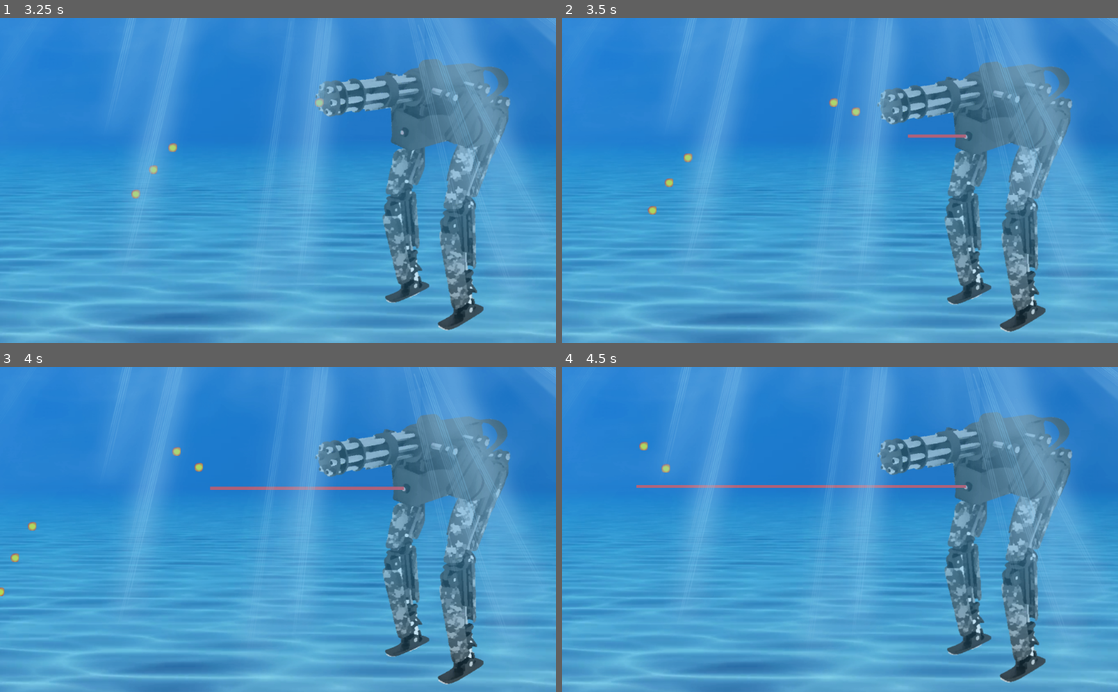
Above: before the commit, frames 1-4 (two rows, left to right).
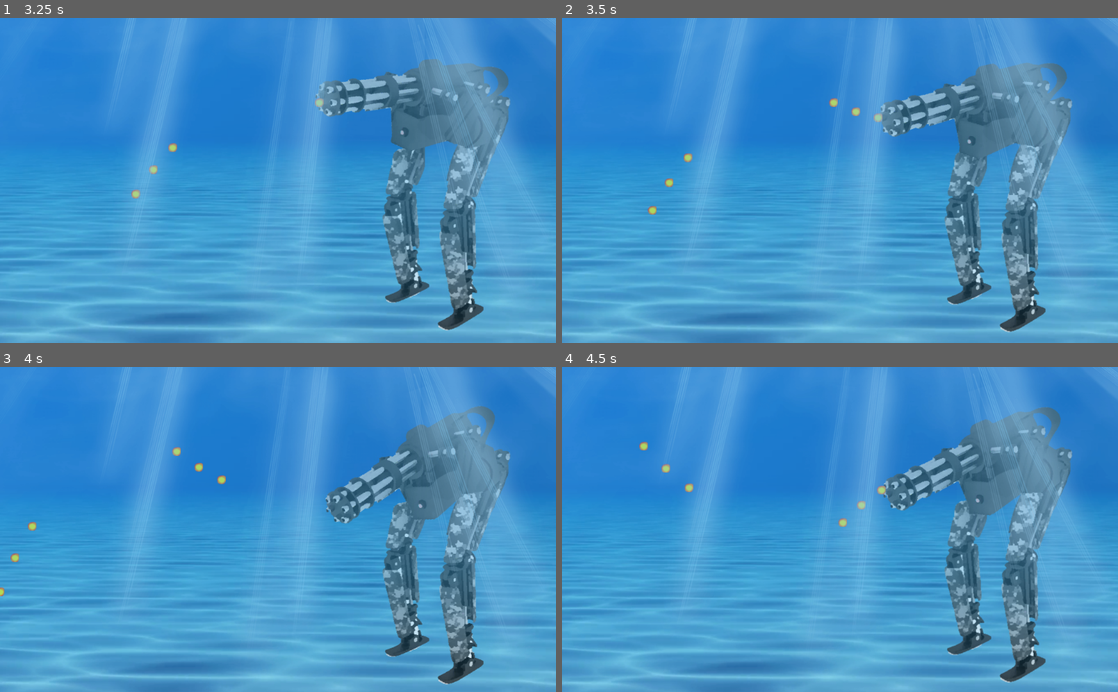
Above: after the commit, the same moments.

Repository: emilioeigler/github_gameoff_2018
Game: Godot game, scene res://scenes/MainMenu.tscn
The game is run twice, just before and just after one commit, with the same random seed, the same clock (stepped at 60 frames per second) and the same inputs.
Inputs:
- Up to frame 1 (3.25 s): no input
- Up to frame 2 (3.5 s): no input
- Up to frame 3 (4 s): no input
- Up to frame 4 (4.5 s): no input

Frame 1 is identical in both runs. In frame 2, 2.2% of the frame differs, in the area x 56-92%, y 13-43%; in frame 3, 4.4%, in the area x 37-92%, y 11-49%; in frame 4, 4.2%.

Commit message:
add class fish_state

Diff:
--- a/Position2D.gd
+++ b/Position2D.gd
@@ -2,6 +2,7 @@
 
 export(PackedScene) var Bala
 export(PackedScene) var Laser
+export(PackedScene) var Fish
 
 var angle = 0
 var direction = true
@@ -38,8 +39,8 @@
 		state = LaserState.new(self)
 	#elif new_state == STATE_KICK:
 	#	state = KickState.new(self)
-	#elif new_state == STATE_FISH:
-	#	state = FishState.new(self)
+	elif new_state == STATE_FISH:
+		state = FishState.new(self)
 
 	pass
 
@@ -83,14 +84,15 @@
 
 		if boss.timer>60:
 			boss.timer = 0
-		if timer2 >= 200:
+		if timer2 >= 300:
 			boss.set_state(boss.STATE_LASER)
-
+			timer2 = 0
 		pass
 
 	func _exit():
 		pass
 
+# class LaserState---------------------------------------------------------------------------
 class LaserState:
 	var boss
 	var timer2 = 0
@@ -100,7 +102,8 @@
 		pass
 
 	func _fixed_process(delta):
-		timer2 +=1
+
+		print(timer2)
 		if boss.angle!=0.2:
 			if boss.angle<=-0.3:
 				boss.direction = true
@@ -118,9 +121,65 @@
 			laser_instance.pos = Vector2(-72,-130)
 
 			boss.get_parent().add_child(laser_instance)
-		if timer2 >= 200:
-			boss.set_state(boss.STATE_SHOT)
+			timer2 +=1
+		if timer2 >= 50:
+			boss.set_state(boss.STATE_FISH)
+			timer2 = 0
 		pass
 
 	func _exit():
 		pass
+
+# class fishstate-----------------------------------------------------------------------------
+class FishState:
+	var boss
+	var timerFish = 0
+	func _init(boss):
+		self.boss = boss
+
+		pass
+
+	func _fixed_process(delta):
+		boss.timer+=1
+
+		timerFish +=1
+		if boss.angle<=-0.3:
+			boss.direction = true
+		if boss.angle>=0.4:
+			boss.direction = false
+
+		if boss.direction:
+			boss.rotate(0.01)
+			boss.angle += 0.01
+		if !boss.direction:
+			boss.rotate(-0.01)
+			boss.angle -= 0.01
+		if boss.timer==10 || boss.timer==17 || boss.timer==24:
+			var bala_instance = boss.Bala.instance()
+			boss.vectorPosition = boss.get_node("Sprite2/PositionBullet").global_position + boss.position - boss.get_node("Sprite2").global_position
+			bala_instance.pos = boss.vectorPosition
+			bala_instance.pos.x = boss.get_node("Sprite2").position.x *2.5
+
+			boss.vectorDirection = boss.get_node("Sprite2/PositionBullet").global_position
+			boss.vectorDirection.x = boss.get_node("Sprite2/PositionBullet").global_position.x - boss.global_position.x
+			boss.vectorDirection.y = boss.get_node("Sprite2/PositionBullet").global_position.y - boss.global_position.y
+
+			bala_instance.dir = boss.vectorDirection
+			boss.get_parent().add_child(bala_instance)
+
+		if timerFish == 10 ||  timerFish == 25 || timerFish == 40 || timerFish == 55 || timerFish == 70:
+			var fish_instance = boss.Fish.instance()
+			boss.vectorPosition = Vector2(1024,rand_range(-201,200))
+			fish_instance.pos = boss.vectorPosition
+			boss.get_parent().add_child(fish_instance)
+
+		print(timerFish)
+		if boss.timer>60:
+			boss.timer = 0
+		if timerFish >= 300:
+			boss.set_state(boss.STATE_SHOT)
+			timerFish = 0
+		pass
+
+	func _exit():
+		pass
--- a/scenes/Boss.tscn
+++ b/scenes/Boss.tscn
@@ -1,11 +1,12 @@
-[gd_scene load_steps=8 format=2]
+[gd_scene load_steps=9 format=2]
 
 [ext_resource path="res://scripts/Boss.gd" type="Script" id=1]
 [ext_resource path="res://art/02.png" type="Texture" id=2]
 [ext_resource path="res://Position2D.gd" type="Script" id=3]
 [ext_resource path="res://scenes/Bala.tscn" type="PackedScene" id=4]
 [ext_resource path="res://scenes/Laser.tscn" type="PackedScene" id=5]
-[ext_resource path="res://art/01.png" type="Texture" id=6]
+[ext_resource path="res://scenes/Fish.tscn" type="PackedScene" id=6]
+[ext_resource path="res://art/01.png" type="Texture" id=7]
 
 [sub_resource type="CapsuleShape2D" id=1]
 
@@ -29,6 +30,7 @@
 script = ExtResource( 3 )
 Bala = ExtResource( 4 )
 Laser = ExtResource( 5 )
+Fish = ExtResource( 6 )
 
 [node name="TweenNode" type="Tween" parent="Position2D"]
 repeat = true
--- /dev/null
+++ b/scenes/Fish.gd
@@ -0,0 +1,25 @@
+extends KinematicBody2D
+
+
+export(float) var FISH_VELOCITY = 300
+
+var dir = Vector2(-1,0)
+var pos = Vector2()
+var motion = Vector2(1, 0)
+func _ready():
+	position = pos
+
+
+func _physics_process(delta):
+	motion = dir.normalized() * FISH_VELOCITY * delta
+	var collision = move_and_collide(motion)
+
+	if (collision):
+		if (collision.collider.is_in_group("player")):
+			collision.collider.hit()
+		get_parent().remove_child(self)
+
+
+
+func _on_VisibilityNotifier2D_screen_exited():
+	queue_free()
--- /dev/null
+++ b/scenes/Fish.tscn
@@ -0,0 +1,27 @@
+[gd_scene load_steps=4 format=2]
+
+[ext_resource path="res://scenes/Fish.gd" type="Script" id=1]
+[ext_resource path="res://art/fish.png" type="Texture" id=2]
+
+[sub_resource type="CircleShape2D" id=1]
+
+custom_solver_bias = 0.0
+radius = 23.02
+
+[node name="Node2D" type="KinematicBody2D"]
+input_pickable = false
+collision_layer = 2
+collision_mask = 2
+collision/safe_margin = 0.08
+motion/sync_to_physics = false
+script = ExtResource( 1 )
+FISH_VELOCITY = 300
+
+[node name="fish" type="Sprite" parent="."]
+position = Vector2( 0.449872, 0.758941 )
+scale = Vector2( 0.18352, 0.18352 )
+texture = ExtResource( 2 )
+
+[node name="CollisionShape2D" type="CollisionShape2D" parent="."]
+position = Vector2( -2.27518, -0.568787 )
+shape = SubResource( 1 )
Binary file added: art/fish.png
Not shown, added: art/fish.png.import
Not shown: 1 places in scenes/Boss.tscn that only renumber resources
